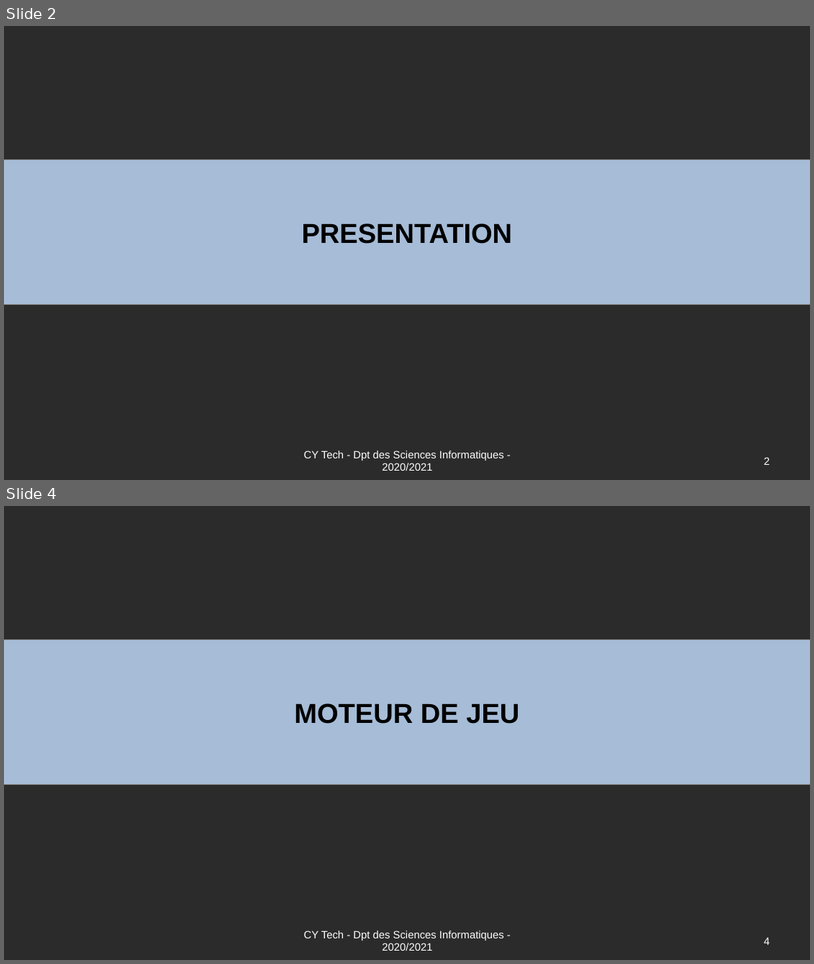
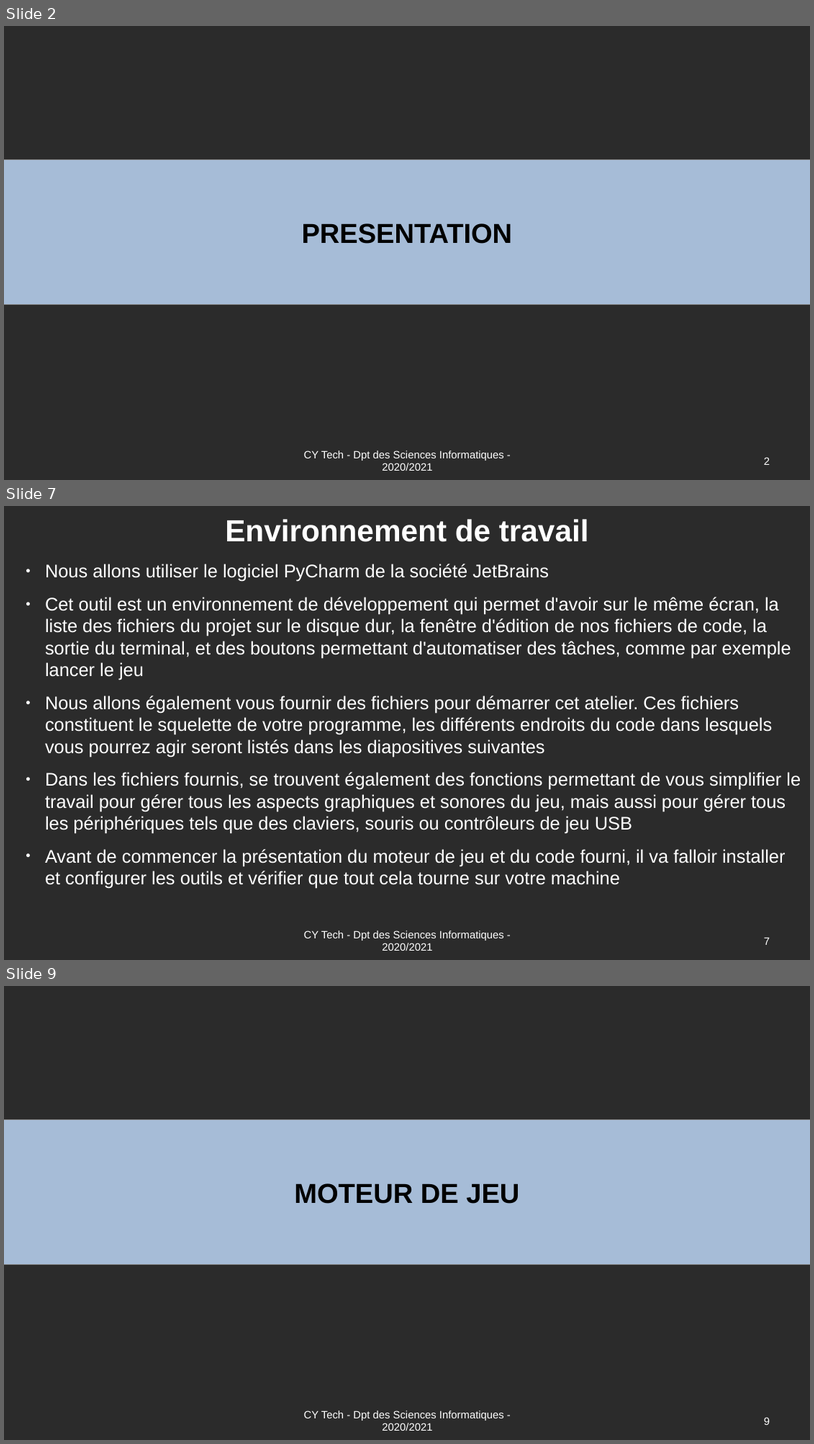
Before and after one commit to Romuald78/pyArcade, a slide deck: doc/UE_Libre_Jeu_Arcade_Documentation.odp. Shown one above the other, each under a label of ours: slides 2 and 4 before the commit, slides 2, 7 and 9 after it; the slides between them are not shown. The pictures are 814x964 and 814x1444 pixels, drawn with LibreOffice and Linux fonts; fonts in the diff are those of the drawing; background and template pictures are left out; a plain dark background stands for a picture behind light text. Boxes give left, top, right and bottom in pixels: in the first picture for what was removed or moved away, otherwise in the second. Text is boxed around its words. In the diff, an @@ line names an element or a change of style, - is before the commit and + after.

```diff
--- a/doc/UE_Libre_Jeu_Arcade_Documentation.odp
+++ b/doc/UE_Libre_Jeu_Arcade_Documentation.odp
@@ slide 7 added at (4,506,810,960), background picture (left out) @@
@@ title added at (225,519,589,542), 40 pt, text #FFFFFF, bold @@
+Environnement de travail
@@ text added at (45,597,801,888), 24 pt, text #FFFFFF @@
+● Nous allons utiliser le logiciel PyCharm de la société JetBrains
+● Cet outil est un environnement de développement qui permet d'avoir sur le même écran, la liste des fichiers du projet sur le disque dur, la fenêtre d'édition de nos fichiers de code, la sortie du terminal, et des boutons permettant d'automatiser des tâches, comme par exemple lancer le jeu
+● Nous allons également vous fournir des fichiers pour démarrer cet atelier. Ces fichiers constituent le squelette de votre programme, les différents endroits du code dans lesquels vous pourrez agir seront listés dans les diapositives suivantes
+● Dans les fichiers fournis, se trouvent également des fonctions permettant de vous simplifier le travail pour gérer tous les aspects graphiques et sonores du jeu, mais aussi pour gérer tous les périphériques tels que des claviers, souris ou contrôleurs de jeu USB
+● Avant de commencer la présentation du moteur de jeu et du code fourni, il va falloir installer et configurer les outils et vérifier que tout cela tourne sur votre machine
@@ text added at (304,930,504,950), 14 pt, text #FFFFFF @@
+CY Tech - Dpt des Sciences Informatiques - 2020/2021
@@ page number added at (764,937,770,944), 14 pt, text #FFFFFF @@
+7
@@ what was slide 4 is now slide 9 @@
@@ page number at (764,1417,770,1424): text changed @@
-4
+9
```
Also in this commit, not shown: 5 slides changed, 6 other slides added, 2 other files.
